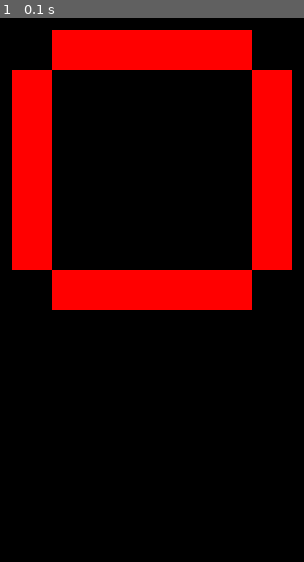
Above: before the commit, frame 1.
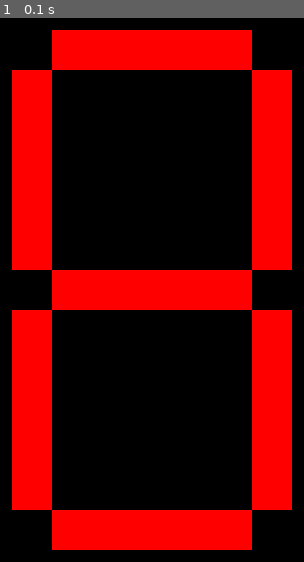
Above: after the commit, the same moment.

Repository: LittleFinchy/mini-pygames
Game: pygame game, started from digital_clock/main.py
The game is run twice, just before and just after one commit, with the same random seed, the same clock (stepped at 60 frames per second) and the same inputs.
Inputs:
- Up to frame 1 (0.1 s): no input

The runs differ from the first frame. In frame 1, 15% of the frame differs, in the area x 3-97%, y 53-98%.

Commit message:
Update main.py

Diff:
--- a/digital_clock/main.py
+++ b/digital_clock/main.py
@@ -20,8 +20,11 @@
 seg2 = Segment(60,20)
 seg3 = Segment(160,40, upright=True)
 seg4 = Segment(60,140)
+seg5 = Segment(160,160, upright=True)
+seg6 = Segment(40,160, upright=True)
+seg7 = Segment(60,260)
 
-dig = Digit([seg1, seg2, seg3, seg4])
+dig = Digit([seg1, seg2, seg3, seg4, seg5, seg6, seg7])
 
 run = True
 while run:
